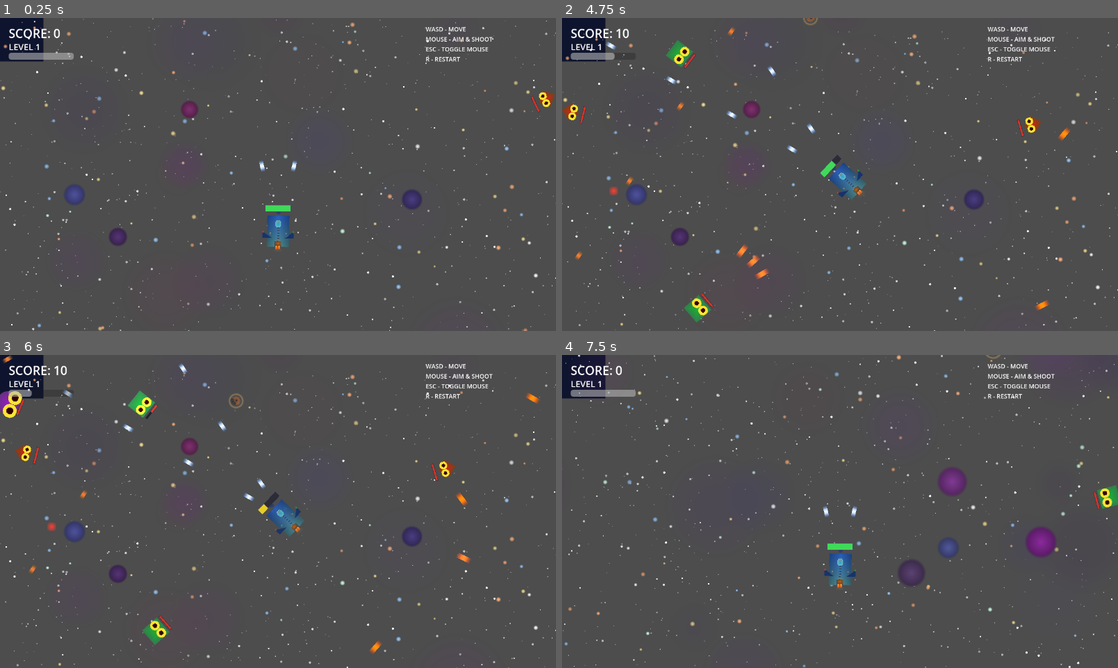
Above: before the commit, frames 1-4 (two rows, left to right).
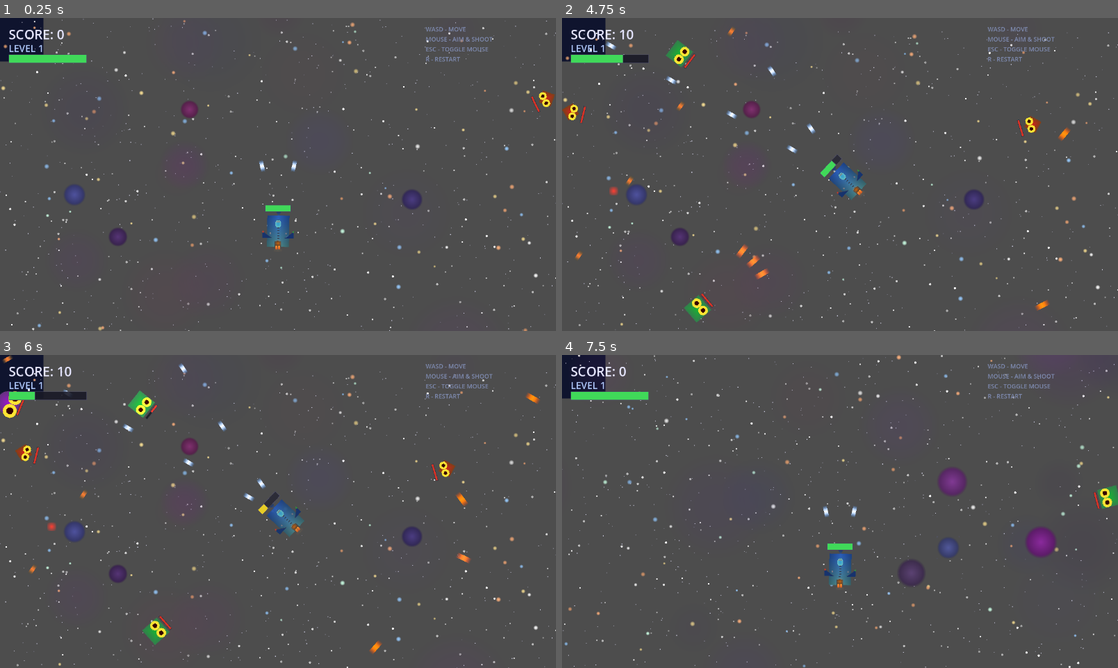
Above: after the commit, the same moments.

Repository: July-X/godot-game-one
Game: Godot game, scene res://scenes/main.tscn
The game is run twice, just before and just after one commit, with the same random seed, the same clock (stepped at 60 frames per second) and the same inputs.
Inputs (mouse positions are in pixels of both pictures, inside the frame that each line leads up to):
- Up to frame 1 (0.25 s): no input
- Up to frame 2 (4.75 s): tap Enter at 0.5 s; move the mouse to (962, 158) at 0.52 s; tap R every 0.75 s from 0.6 to 4.35 s; click (962, 158) at 0.67 s; move the mouse to (812, 174) at 1.27 s; click (812, 174) at 1.42 s; move the mouse to (851, 168) at 2.02 s; click (851, 168) at 2.17 s; move the mouse to (834, 180) at 2.77 s; click (834, 180) at 2.92 s; move the mouse to (878, 177) at 3.52 s; click (878, 177) at 3.67 s; move the mouse to (795, 171) at 4.27 s; click (795, 171) at 4.42 s
- Up to frame 3 (6 s): move the mouse to (283, 511) at 5.02 s; tap R at 5.1, 5.85 s; click (283, 511) at 5.17 s; move the mouse to (255, 505) at 5.77 s; click (255, 505) at 5.92 s
- Up to frame 4 (7.5 s): move the mouse to (867, 511) at 6.52 s; tap R at 6.6, 7.25, 7.35 s; click (867, 511) at 6.67 s; move the mouse to (812, 511) at 7.27 s; click (812, 511) at 7.42 s

The runs differ from the first frame. In frame 1, 1.0% of the frame differs, in the area x 1-89%, y 2-15%; in frame 2, 1.1%, in the area x 1-89%, y 0-15%; in frame 3, 1.0%; in frame 4, 1.1%.

Commit message:
fix: 增强HUD左上角可见性+小行星4方向随机轨迹+亮度和碰撞爆炸

Diff:
--- a/scenes/ui/hud.tscn
+++ b/scenes/ui/hud.tscn
@@ -1,6 +1,30 @@
-[gd_scene load_steps=2 format=3]
+[gd_scene load_steps=4 format=3]
 
 [ext_resource type="Script" path="res://scripts/hud.gd" id="1"]
+
+[sub_resource type="StyleBoxFlat" id="1"]
+bg_color = Color(0.1, 0.1, 0.15, 0.9)
+border_width_left = 1
+border_width_top = 1
+border_width_right = 1
+border_width_bottom = 1
+border_color = Color(0.3, 0.3, 0.4, 1.0)
+
+[sub_resource type="StyleBoxFlat" id="2"]
+bg_color = Color(0.25, 0.85, 0.35, 1.0)
+border_width_left = 1
+border_width_top = 1
+border_width_right = 1
+border_width_bottom = 1
+border_color = Color(0.3, 0.3, 0.4, 1.0)
+
+[sub_resource type="StyleBoxFlat" id="3"]
+bg_color = Color(0.06, 0.06, 0.12, 0.85)
+border_width_left = 1
+border_width_top = 1
+border_width_right = 1
+border_width_bottom = 1
+border_color = Color(0.2, 0.2, 0.3, 0.8)
 
 [node name="HUD" type="CanvasLayer"]
 script = ExtResource("1")
@@ -8,28 +32,32 @@
 [node name="ScoreLabel" type="Label" parent="."]
 offset_left = 20.0
 offset_top = 16.0
-theme_override_font_sizes/font_size = 28
+theme_override_font_sizes/font_size = 30
+theme_override_colors/font_color = Color(0.9, 0.9, 1.0, 1.0)
 text = "SCORE: 0"
 
 [node name="LevelLabel" type="Label" parent="."]
 offset_left = 20.0
-offset_top = 52.0
-theme_override_font_sizes/font_size = 20
+offset_top = 54.0
+theme_override_font_sizes/font_size = 22
+theme_override_colors/font_color = Color(0.7, 0.8, 1.0, 1.0)
 text = "LEVEL 1"
 
 [node name="HealthBar" type="ProgressBar" parent="."]
 offset_left = 20.0
-offset_top = 80.0
-offset_right = 170.0
-offset_bottom = 96.0
+offset_top = 84.0
+offset_right = 200.0
+offset_bottom = 104.0
 max_value = 3.0
 value = 3.0
 show_percentage = false
+theme_override_styles/background = SubResource("1")
+theme_override_styles/fill = SubResource("2")
 
 [node name="PowerupDisplay" type="HBoxContainer" parent="."]
 offset_left = 20.0
-offset_top = 104.0
-theme_override_constants/separation = 8
+offset_top = 112.0
+theme_override_constants/separation = 12
 
 [node name="ControlsLabel" type="Label" parent="."]
 anchor_left = 1.0
@@ -38,6 +66,7 @@
 offset_right = -20.0
 offset_bottom = 120.0
 theme_override_font_sizes/font_size = 14
+theme_override_colors/font_color = Color(0.5, 0.55, 0.7, 1.0)
 text = "WASD - MOVE
 MOUSE - AIM & SHOOT
 ESC - TOGGLE MOUSE
--- a/scripts/asteroid.gd
+++ b/scripts/asteroid.gd
@@ -3,21 +3,25 @@
 var _speed: float = 60.0
 var _direction: Vector2 = Vector2.DOWN
 var _rotation_speed: float = 0.0
+var _size: int = 24
 
 func _ready() -> void:
-	var size: int = randi_range(16, 40)
-	$CollisionShape2D.shape.radius = size * 0.5
-	_speed = randf_range(40.0, 90.0)
-	_rotation_speed = randf_range(-2.0, 2.0)
-	_direction = Vector2.DOWN.rotated(randf_range(-0.3, 0.3))
-	SpriteFactory.apply_asteroid_texture($Sprite2D, size)
+	_size = randi_range(20, 50)
+	$CollisionShape2D.shape.radius = _size * 0.5
+	_speed = randf_range(30.0, 100.0)
+	_rotation_speed = randf_range(-3.0, 3.0)
+	var angle: float = randf_range(0.0, TAU)
+	_direction = Vector2.from_angle(angle)
+	add_to_group("asteroids")
+	SpriteFactory.apply_asteroid_texture($Sprite2D, _size)
 	body_entered.connect(_on_body_entered)
 
 func _physics_process(delta: float) -> void:
 	global_position += _direction * _speed * delta
 	rotation += _rotation_speed * delta
 	var screen := get_viewport_rect().size
-	if global_position.y > screen.y + 60 or global_position.y < -60 or global_position.x < -60 or global_position.x > screen.x + 60:
+	var margin: float = 80.0
+	if global_position.x < -margin or global_position.x > screen.x + margin or global_position.y < -margin or global_position.y > screen.y + margin:
 		queue_free()
 
 func _on_body_entered(body: Node2D) -> void:
@@ -26,4 +30,7 @@
 		var hit = preload("res://scenes/effects/hit_effect.tscn").instantiate()
 		get_tree().current_scene.add_child(hit)
 		hit.global_position = global_position
+		var exp = preload("res://scenes/effects/explosion.tscn").instantiate()
+		get_tree().current_scene.add_child(exp)
+		exp.global_position = global_position
 		queue_free()
--- a/scripts/hud.gd
+++ b/scripts/hud.gd
@@ -51,9 +51,9 @@
 	for child in _powerup_display.get_children():
 		child.queue_free()
 	var labels := {
-		"spread": {"color": Color(0.2, 0.8, 0.3), "name": "W"},
-		"speed": {"color": Color(0.2, 0.5, 1.0), "name": "F"},
-		"power": {"color": Color(1.0, 0.3, 0.2), "name": "P"},
+		"spread": {"color": Color(0.3, 1.0, 0.4, 1.0), "name": "W", "bg": Color(0.0, 0.3, 0.05, 0.4)},
+		"speed": {"color": Color(0.4, 0.7, 1.0, 1.0), "name": "F", "bg": Color(0.0, 0.1, 0.3, 0.4)},
+		"power": {"color": Color(1.0, 0.4, 0.3, 1.0), "name": "P", "bg": Color(0.3, 0.05, 0.0, 0.4)},
 	}
 	for type in labels:
 		var level: int = 0
@@ -66,10 +66,10 @@
 			var label := Label.new()
 			label.text = labels[type].name + ":"
 			label.add_theme_color_override("font_color", labels[type].color)
-			label.add_theme_font_size_override("font_size", 12)
+			label.add_theme_font_size_override("font_size", 14)
 			container.add_child(label)
 			var bar := ProgressBar.new()
-			bar.custom_minimum_size = Vector2(50, 10)
+			bar.custom_minimum_size = Vector2(60, 14)
 			bar.max_value = 5
 			bar.value = level
 			bar.modulate = labels[type].color
--- a/scripts/main.gd
+++ b/scripts/main.gd
@@ -224,11 +224,13 @@
 
 func _spawn_asteroid() -> void:
 	var asteroid = _asteroid_scene.instantiate()
-	var side := randi() % 2
+	var side := randi() % 4
 	var screen := get_viewport_rect().size
 	match side:
-		0: asteroid.position = Vector2(randf_range(40, screen.x - 40), -30)
-		1: asteroid.position = Vector2(randf_range(40, screen.x - 40), screen.y + 30)
+		0: asteroid.position = Vector2(randf_range(60, screen.x - 60), -40)
+		1: asteroid.position = Vector2(randf_range(60, screen.x - 60), screen.y + 40)
+		2: asteroid.position = Vector2(-40, randf_range(60, screen.y - 60))
+		3: asteroid.position = Vector2(screen.x + 40, randf_range(60, screen.y - 60))
 	add_child(asteroid)
 
 func _on_boss_spawn_requested() -> void:
--- a/scripts/sprite_factory.gd
+++ b/scripts/sprite_factory.gd
@@ -212,51 +212,51 @@
 						img.set_pixel(px, py, Color(0.2, 0.0, 0.0, 1.0))
 
 func apply_asteroid_texture(sprite: Sprite2D, size: int) -> void:
-	var img := Image.create(size + 6, size + 6, false, Image.FORMAT_RGBA8)
-	img.fill(Color(0, 0, 0, 0))
-	var cx: int = (size + 6) / 2
-	var cy: int = (size + 6) / 2
-	var base_r: float = randf_range(0.35, 0.55)
-	var base_g: float = randf_range(0.25, 0.35)
-	var base_b: float = randf_range(0.18, 0.28)
+	var img := Image.create(size + 8, size + 8, false, Image.FORMAT_RGBA8)
+	img.fill(Color(0, 0, 0, 0))
+	var cx: int = (size + 8) / 2
+	var cy: int = (size + 8) / 2
+	var base_r: float = randf_range(0.5, 0.7)
+	var base_g: float = randf_range(0.35, 0.5)
+	var base_b: float = randf_range(0.2, 0.35)
 	var max_r: float = float(size) / 2.0
-	## 发光外圈
-	for y in range(size + 6):
-		for x in range(size + 6):
+	## 强发光外圈（橙色辉光，更宽更亮）
+	for y in range(size + 8):
+		for x in range(size + 8):
 			var dx: float = float(x - cx)
 			var dy: float = float(y - cy)
 			var d: float = sqrt(dx * dx + dy * dy)
-			if d > max_r and d < max_r + 4.0:
-				var glow_a: float = (1.0 - (d - max_r) / 4.0) * 0.4
-				img.set_pixel(x, y, Color(1.0, 0.8, 0.4, glow_a))
-	## 主体
-	for y in range(size + 6):
-		for x in range(size + 6):
+			if d > max_r and d < max_r + 6.0:
+				var glow_a: float = (1.0 - (d - max_r) / 6.0) * 0.55
+				img.set_pixel(x, y, Color(1.0, 0.7, 0.2, glow_a))
+	## 主体（更亮）
+	for y in range(size + 8):
+		for x in range(size + 8):
 			var dx: float = float(x - cx)
 			var dy: float = float(y - cy)
 			var d: float = sqrt(dx * dx + dy * dy)
-			var body_r: float = max_r * (0.7 + randf_range(-0.1, 0.1))
+			var body_r: float = max_r * (0.75 + randf_range(-0.1, 0.1))
 			if d < body_r:
-				var noise: float = sin(x * 0.3 + y * 0.2) * 0.15 + sin(x * 0.5 - y * 0.4) * 0.1
+				var noise: float = sin(x * 0.3 + y * 0.2) * 0.12 + sin(x * 0.5 - y * 0.4) * 0.08
 				var t: float = d / body_r
-				var r: float = base_r + t * 0.2 + noise * 0.1
-				var g: float = base_g + t * 0.1 + noise * 0.08
-				var b: float = base_b + t * 0.05 + noise * 0.05
-				var a: float = 1.0 - t * 0.2
+				var r: float = base_r + t * 0.15 + noise * 0.08
+				var g: float = base_g + t * 0.08 + noise * 0.06
+				var b: float = base_b + t * 0.05 + noise * 0.04
+				var a: float = 1.0 - t * 0.15
 				if d > body_r - 2.0:
 					a = 1.0 - (d - (body_r - 2.0)) / 2.0
 				img.set_pixel(x, y, Color(r, g, b, a))
 	## 高光边缘
-	for y in range(size + 6):
-		for x in range(size + 6):
+	for y in range(size + 8):
+		for x in range(size + 8):
 			var dx: float = float(x - cx)
 			var dy: float = float(y - cy)
 			var d: float = sqrt(dx * dx + dy * dy)
-			if d > max_r * 0.85 and d < max_r:
-				var highlight_a: float = (1.0 - (max_r - d) / (max_r * 0.15)) * 0.5
-				img.set_pixel(x, y, Color(0.7, 0.6, 0.4, highlight_a))
+			if d > max_r * 0.8 and d < max_r:
+				var highlight_a: float = (1.0 - (max_r - d) / (max_r * 0.2)) * 0.6
+				img.set_pixel(x, y, Color(0.9, 0.8, 0.5, highlight_a))
 	## 陨石坑
-	for i in range(size / 6):
+	for i in range(size / 5):
 		var cx2: int = randi_range(size / 4, size * 3 / 4)
 		var cy2: int = randi_range(size / 4, size * 3 / 4)
 		var cr: int = randi_range(3, size / 5)
@@ -266,11 +266,12 @@
 				if d2 < cr:
 					var px: int = cx2 + dx
 					var py: int = cy2 + dy
-					if px >= 0 and px < size + 6 and py >= 0 and py < size + 6:
+					if px >= 0 and px < size + 8 and py >= 0 and py < size + 8:
 						var depth: float = 1.0 - d2 / float(cr)
-						img.set_pixel(px, py, Color(base_r * 0.4, base_g * 0.4, base_b * 0.4, depth * 0.8))
+						img.set_pixel(px, py, Color(base_r * 0.3, base_g * 0.3, base_b * 0.3, depth * 0.9))
 	sprite.texture = ImageTexture.create_from_image(img)
 	sprite.z_index = 1
+	sprite.self_modulate = Color(1.15, 1.05, 0.9, 1.0)
 
 func create_boss_sprite() -> ImageTexture:
 	var w: int = 160
